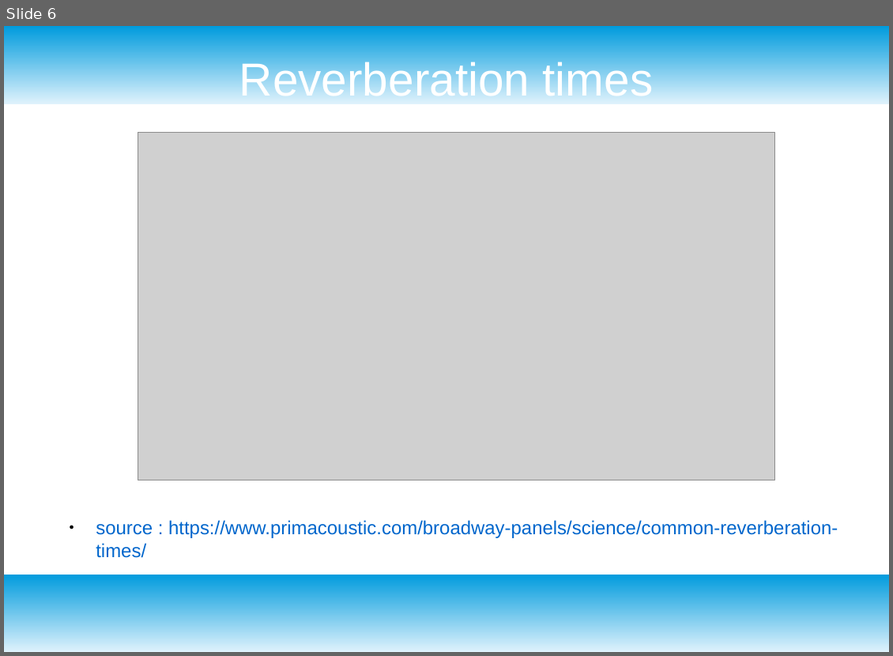
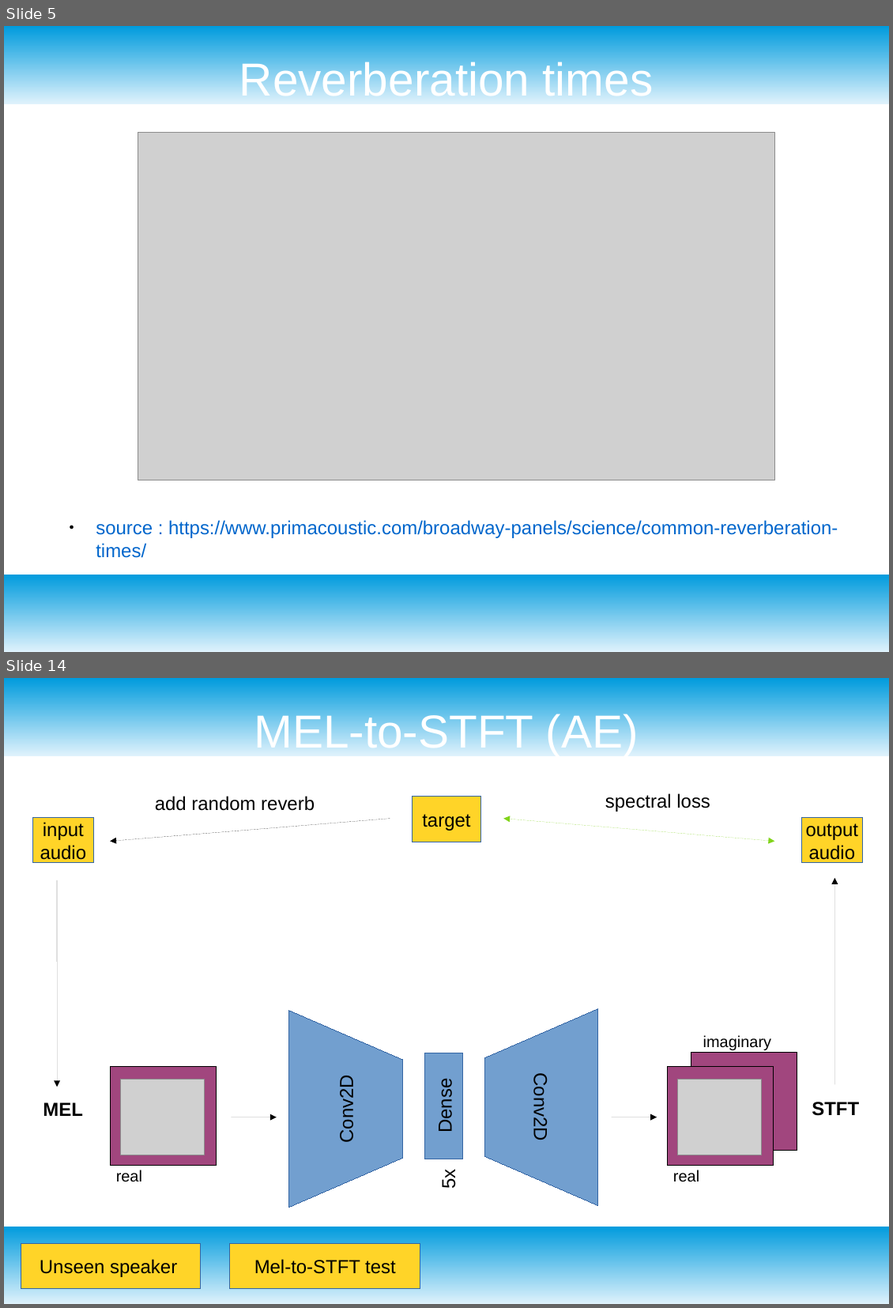
Before and after one commit to jakobatgithub/unreverb, a slide deck: project_presentation.odp. Shown one above the other, each under a label of ours: slide 6 before the commit, slides 5 and 14 after it; the slides between them are not shown. The pictures are 893x656 and 893x1308 pixels, drawn with LibreOffice and Linux fonts; fonts in the diff are those of the drawing; grey boxes stand for pictures. Boxes give left, top, right and bottom in pixels: in the first picture for what was removed or moved away, otherwise in the second. Text is boxed around its words. In the diff, an @@ line names an element or a change of style, - is before the commit and + after.

```diff
--- a/project_presentation.odp
+++ b/project_presentation.odp
@@ slide 14 added at (4, 678, 889, 1304), background #FFFFFF; not listed: 2 template elements that a slide beside it also shows @@
@@ title added at (254, 710, 638, 755), 44 pt, text #FFFFFF @@
+MEL-to-STFT (AE)
@@ rectangle added at (110, 1067, 216, 1165), fill #A1467E, outline #000000 0 pt @@
@@ picture added at (121, 1079, 204, 1155) @@
@@ group added at (231, 1052, 797, 1165): 2 rectangles, 2 arrows, 1 picture @@
@@ group added at (32, 793, 862, 1182): 7 texts, 3 arrows, 3 rectangles, 1 double arrow @@
+MEL
+STFT
+real
+imaginary
+output
+audio
+input
+audio
+target
+add random reverb
+spectral loss
+real
@@ group added at (288, 1009, 598, 1207): 2 freeform shapes, 1 rectangle, 1 text @@
+Dense
+Conv2D
+Conv2D
+5x
@@ rectangle added at (21, 1243, 201, 1288), fill #FFD428, outline #3465A4 0 pt, 18 pt, text #000000 @@
+Unseen speaker
@@ rectangle added at (230, 1243, 420, 1288), fill #FFD428, outline #3465A4 0 pt, 18 pt, text #000000 @@
+Mel-to-STFT test
@@ what was slide 6 is now slide 5 @@
```
Also in this commit, not shown: 3 slides changed, 7 other slides added, 1 slide removed, 2 other files.
